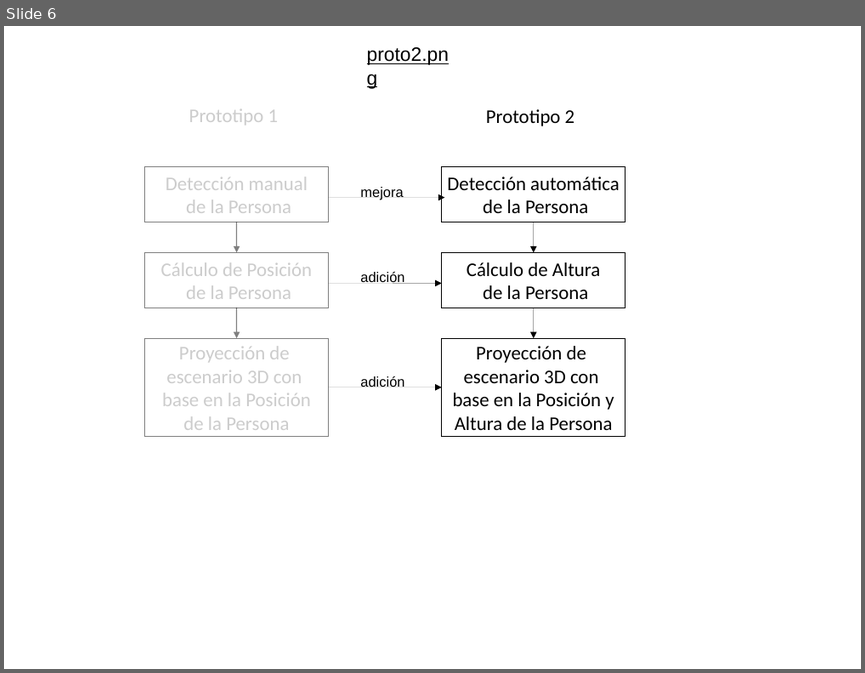
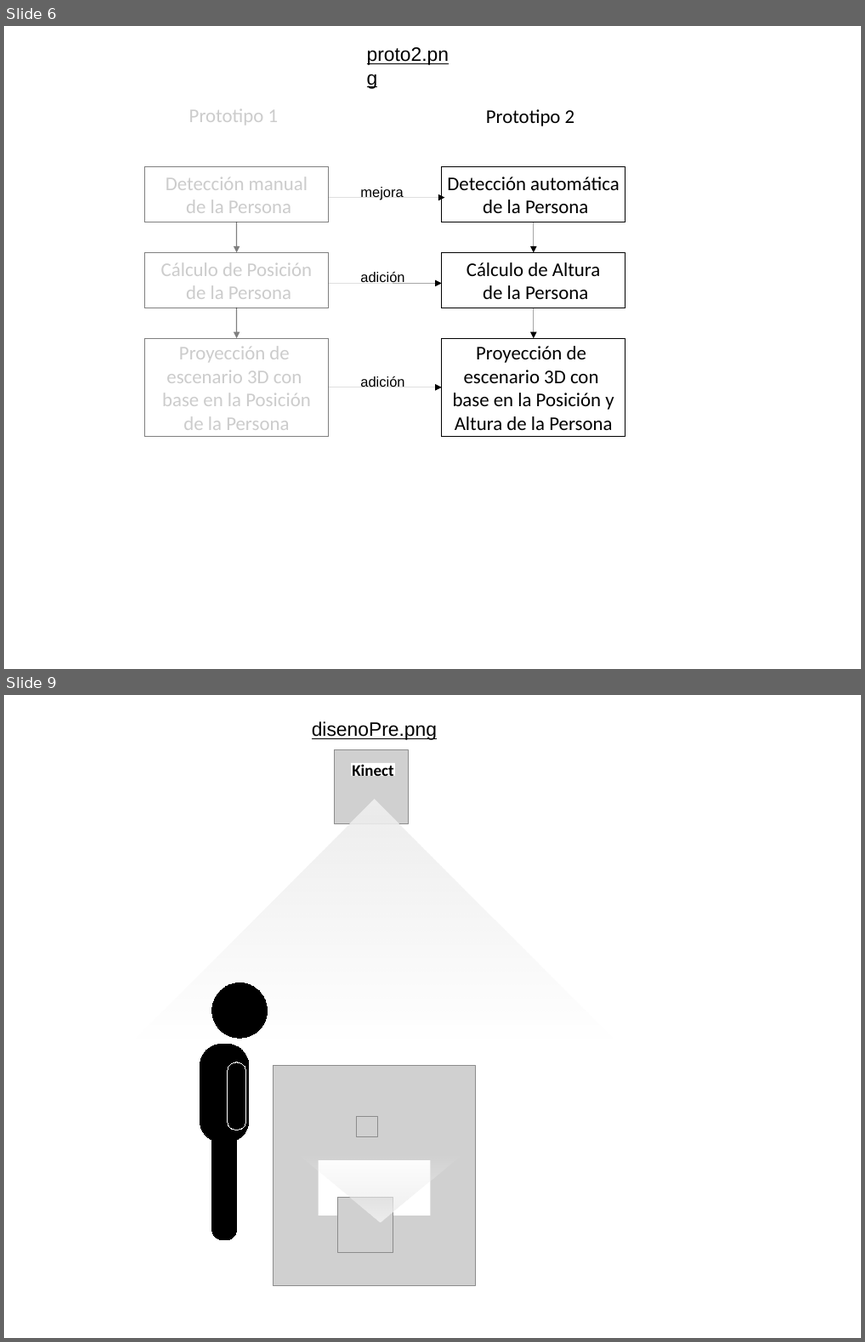
Before and after one commit to yadyguitar/Tesis, a slide deck: documentación/tesis/Diagramas.odp. Shown one above the other, each under a label of ours: slide 6 before the commit, slides 6 and 9 after it; the slides between them are not shown. The pictures are 865x673 and 865x1342 pixels, drawn with LibreOffice and Linux fonts; fonts in the diff are those of the drawing; grey boxes stand for pictures. Boxes give left, top, right and bottom in pixels: in the first picture for what was removed or moved away, otherwise in the second. Text is boxed around its words. In the diff, an @@ line names an element or a change of style, - is before the commit and + after.

```diff
--- a/documentación/tesis/Diagramas.odp
+++ b/documentación/tesis/Diagramas.odp
@@ slide 9 added at box(4, 695, 861, 1338), background #FFFFFF @@
@@ text added at box(312, 721, 437, 740), 18 pt, text #000000, underline @@
+disenoPre.png
@@ picture added at box(335, 750, 408, 823) @@
@@ rectangle added at box(351, 763, 395, 776), fill #FFFFFF, 15 pt, text #000000, bold @@
+Kinect
@@ triangle added at box(136, 800, 613, 1038), fill gradient #EEEEEE @@
@@ group added at box(200, 982, 268, 1240): 3 freeform shapes, 1 ellipse @@
@@ picture added at box(273, 1065, 475, 1285) @@
@@ picture added at box(356, 1116, 378, 1136) @@
@@ triangle added at box(298, 1155, 464, 1222), fill gradient #EEEEEE @@
@@ rectangle added at box(318, 1160, 430, 1215), fill #FFFFFF @@
@@ picture added at box(337, 1197, 392, 1253) @@
```
Also in this commit, not shown: 1 slide changed, 1 other slide added, 11 other files.
